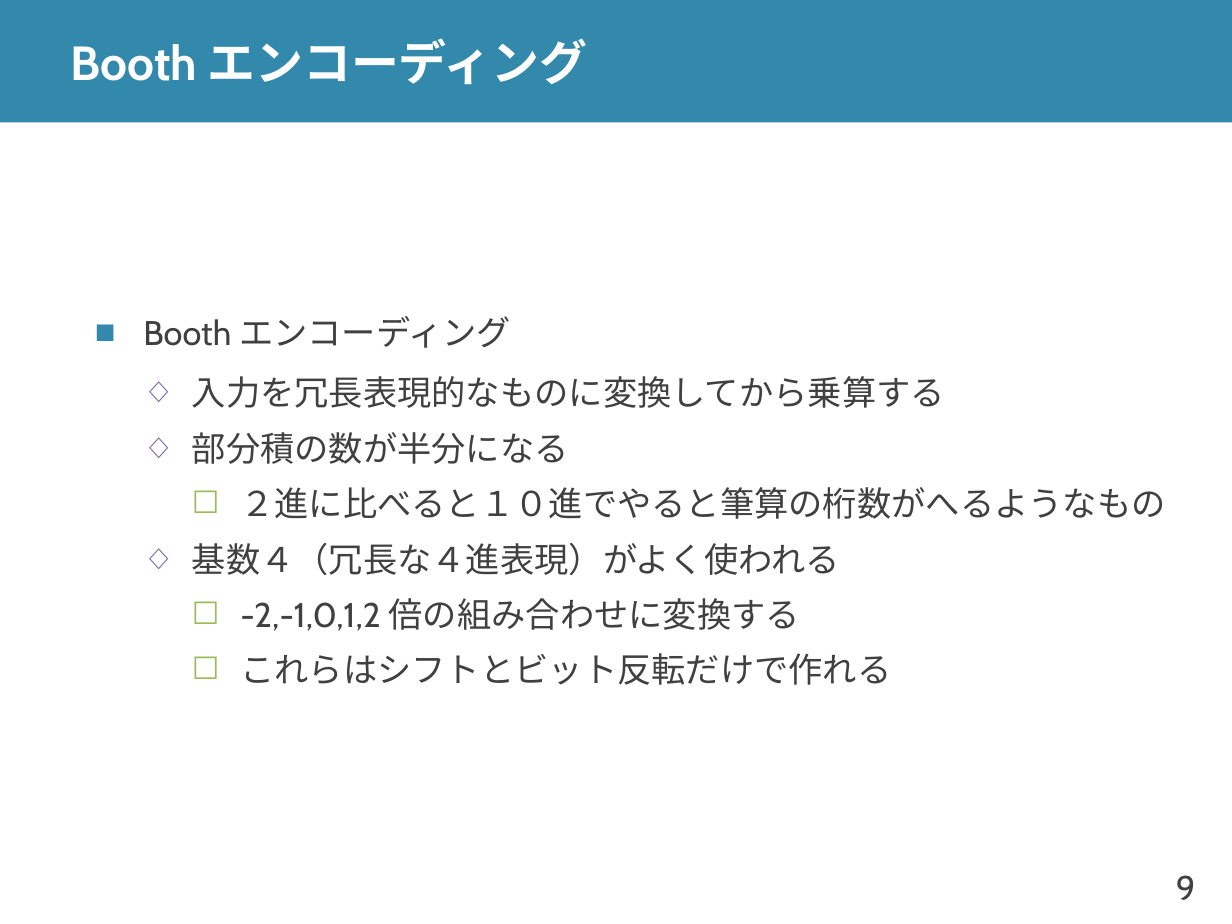
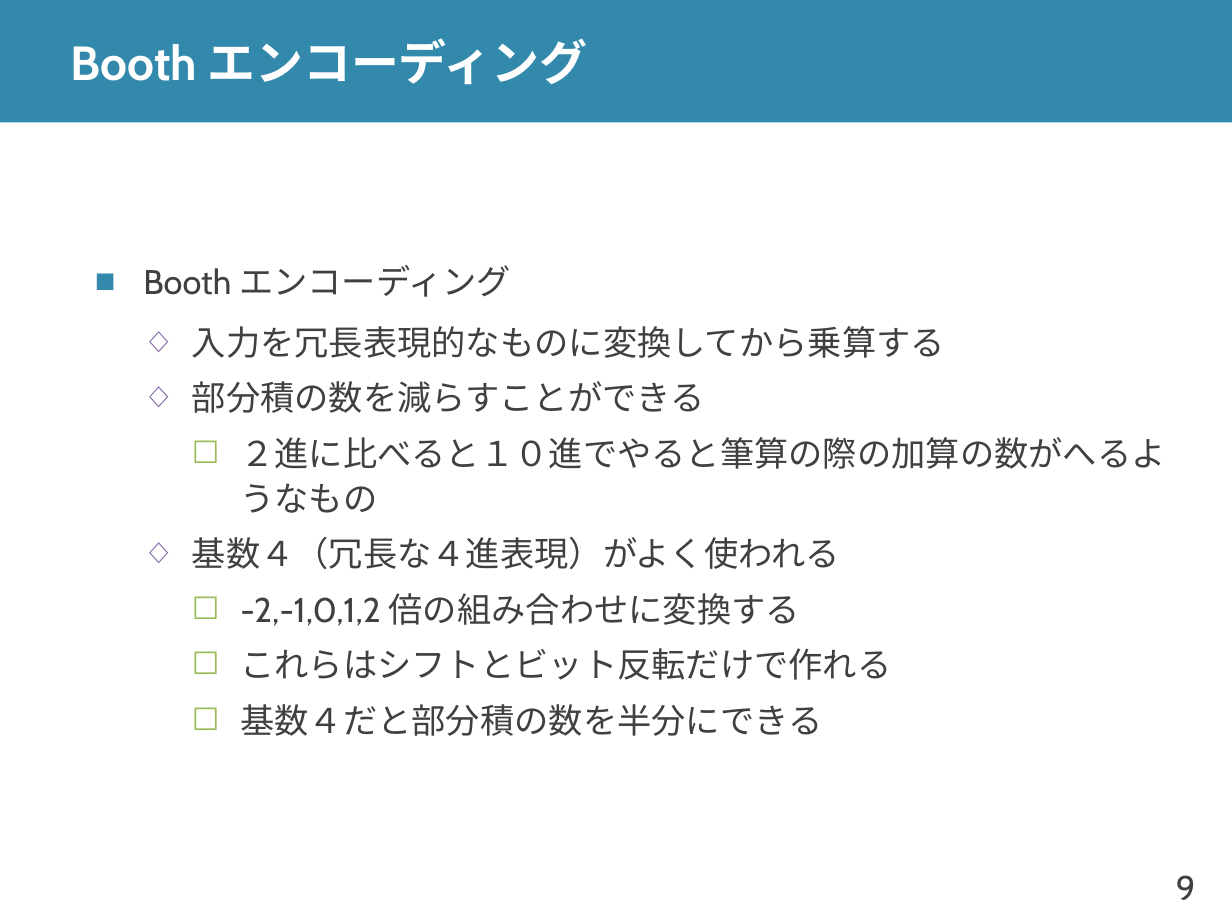
Before and after one commit to shioyadan/advanced-computer-organization, a slide deck: slide 9 of aco-shioya-appendix-fpu.pptx. Drawn at 1232x924 pixels with LibreOffice and Linux fonts; fonts in the diff are those of the drawing. Boxes give left, top, right and bottom in pixels: in the first picture for what was removed or moved away, otherwise in the second. Text is boxed around its words. In the diff, an @@ line names an element or a change of style, - is before the commit and + after.

```diff
--- a/aco-shioya-appendix-fpu.pptx
+++ b/aco-shioya-appendix-fpu.pptx
@@ text at (192,381,705,413): text changed @@
-  ◇ 部分積の数が半分になる
-    ☐ ２進に比べると１０進でやると筆算の桁数がへるようなもの
+  ◇ 部分積の数を減らすことができる
+    ☐ ２進に比べると１０進でやると筆算の際の加算の数がへるようなもの
@@ text at (240,704,822,736): paragraph added @@
+    ☐ 基数４だと部分積の数を半分にできる
```
Also in this commit, not shown: 11 other slides changed.
